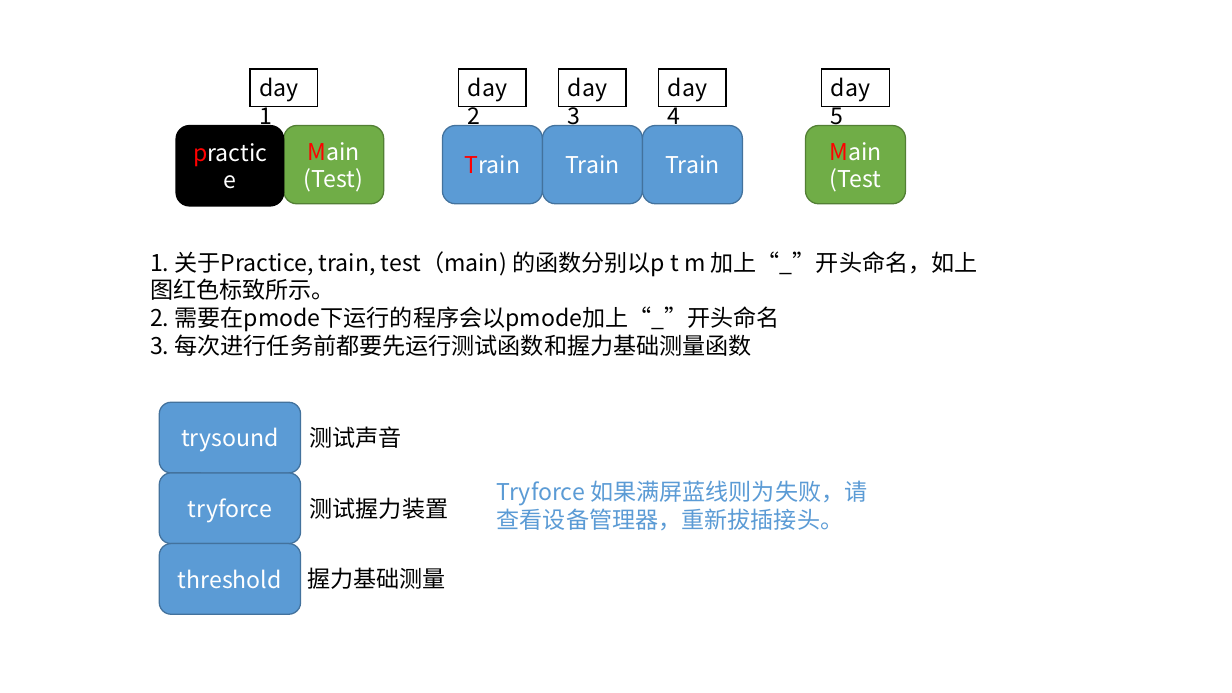
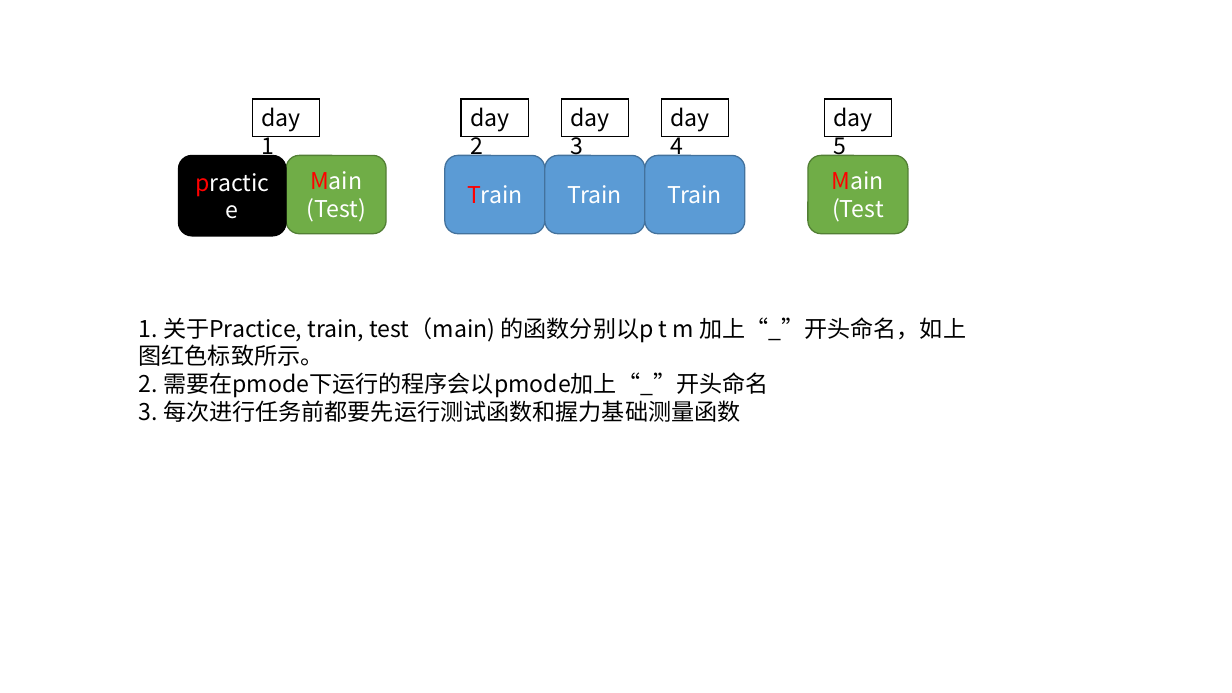
Before and after one commit to brainwatcher/grip4.0, a slide deck: slide 4 of preparation/grip Task introduction.pptx (slide 2 before the commit). Drawn at 1232x693 pixels with LibreOffice and Linux fonts; fonts in the diff are those of the drawing. Boxes give left, top, right and bottom in pixels: in the first picture for what was removed or moved away, otherwise in the second. Text is boxed around its words. In the diff, an @@ line names an element or a change of style, - is before the commit and + after.

```diff
--- a/preparation/grip Task introduction.pptx
+++ b/preparation/grip Task introduction.pptx
@@ 2 rounded rectangles, 2 rectangles: place and size @@
-2 rounded rectangles, 2 rectangles at [284, 69, 742, 204]
+2 rounded rectangles, 2 rectangles at [287, 99, 745, 234]
@@ 4 rounded rectangles, 3 rectangles: place and size @@
-4 rounded rectangles, 3 rectangles at [177, 69, 906, 206]
+4 rounded rectangles, 3 rectangles at [178, 99, 908, 236]
@@ text "1. 关于Practice, train, test（main) 的函数分别以p ...": place and size @@
-text "1. 关于Practice, train, test（main) 的函数分别以p ..." at [150, 251, 978, 356]
+text "1. 关于Practice, train, test（main) 的函数分别以p ..." at [139, 317, 966, 422]
@@ group removed at [159, 402, 867, 614]: 4 texts, 3 rounded rectangles @@
-trysound
-tryforce
-测试声音
-测试握力装置
-threshold
-握力基础测量
-Tryforce 如果满屏蓝线则为失败，请查看设备管理器，重新拔插接头。
```
Also in this commit, not shown: 2 slides added, 23 other files.
